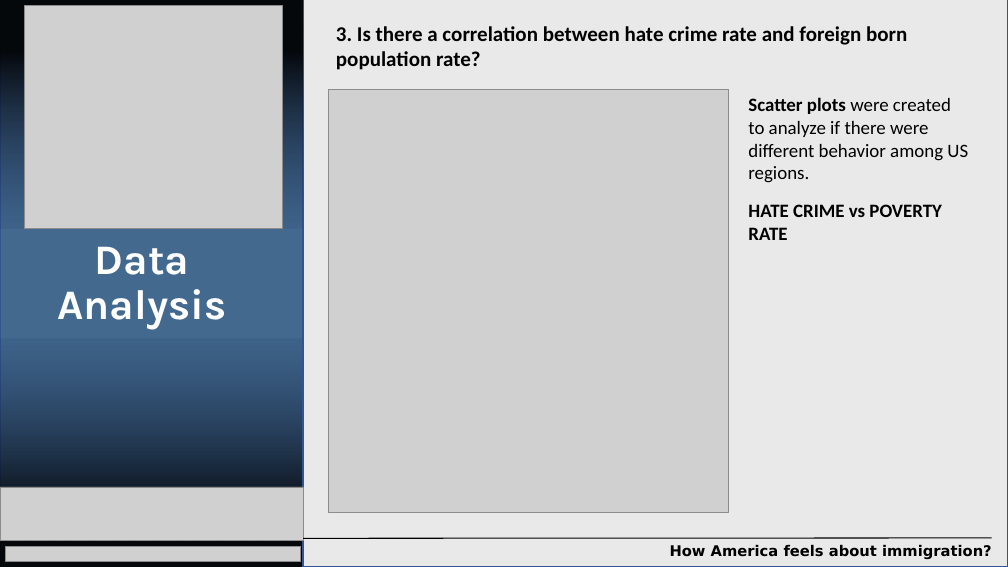
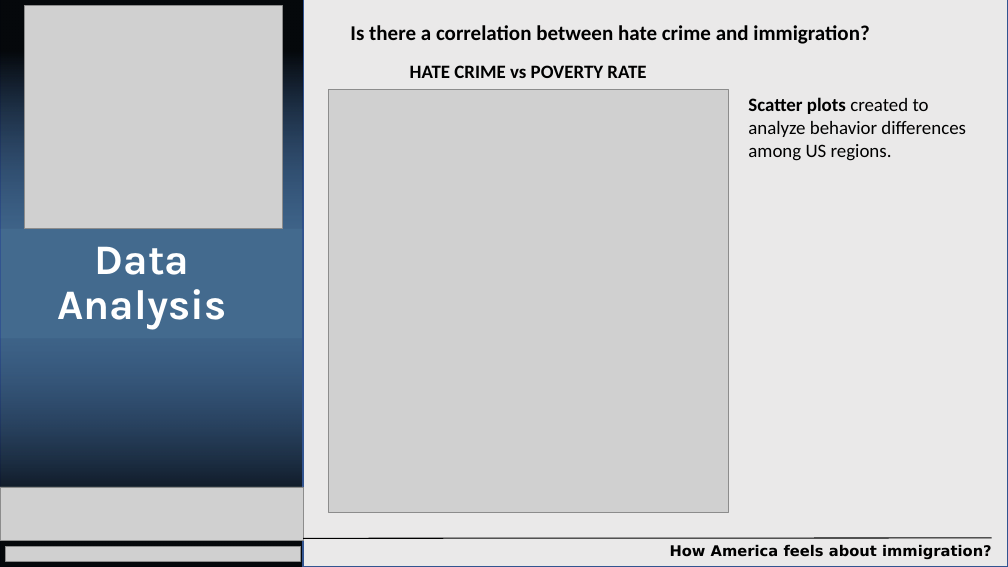
Before and after one commit to jmendiola84/Team_5, a slide deck: slide 17 of Project1-DataAnalytics.pptx (slide 9 before the commit). Drawn at 1008x567 pixels with LibreOffice and Linux fonts; fonts in the diff are those of the drawing; grey boxes stand for pictures; background and template pictures are left out. Boxes give left, top, right and bottom in pixels: in the first picture for what was removed or moved away, otherwise in the second. Text is boxed around its words. In the diff, an @@ line names an element or a change of style, - is before the commit and + after.

```diff
--- a/Project1-DataAnalytics.pptx
+++ b/Project1-DataAnalytics.pptx
@@ text at (x1=350, y1=25, x2=869, y2=44): text changed @@
-3. Is there a correlation between hate crime rate and foreign born population rate?
+Is there a correlation between hate crime and immigration?
@@ text "HATE CRIME vs POVERTY RATE" moved from (x1=748, y1=204, x2=941, y2=240) to (x1=410, y1=65, x2=646, y2=78) @@
@@ text "HATE CRIME vs POVERTY RATE" at (x1=410, y1=65, x2=646, y2=78): alignment left to centre @@
@@ text at (x1=748, y1=97, x2=966, y2=161): text changed @@
-Scatter plots were created to analyze if there were different behavior among US regions.
+Scatter plots created to analyze behavior differences among US regions.
```
Also in this commit, not shown: 12 other slides changed, 7 slides added.
